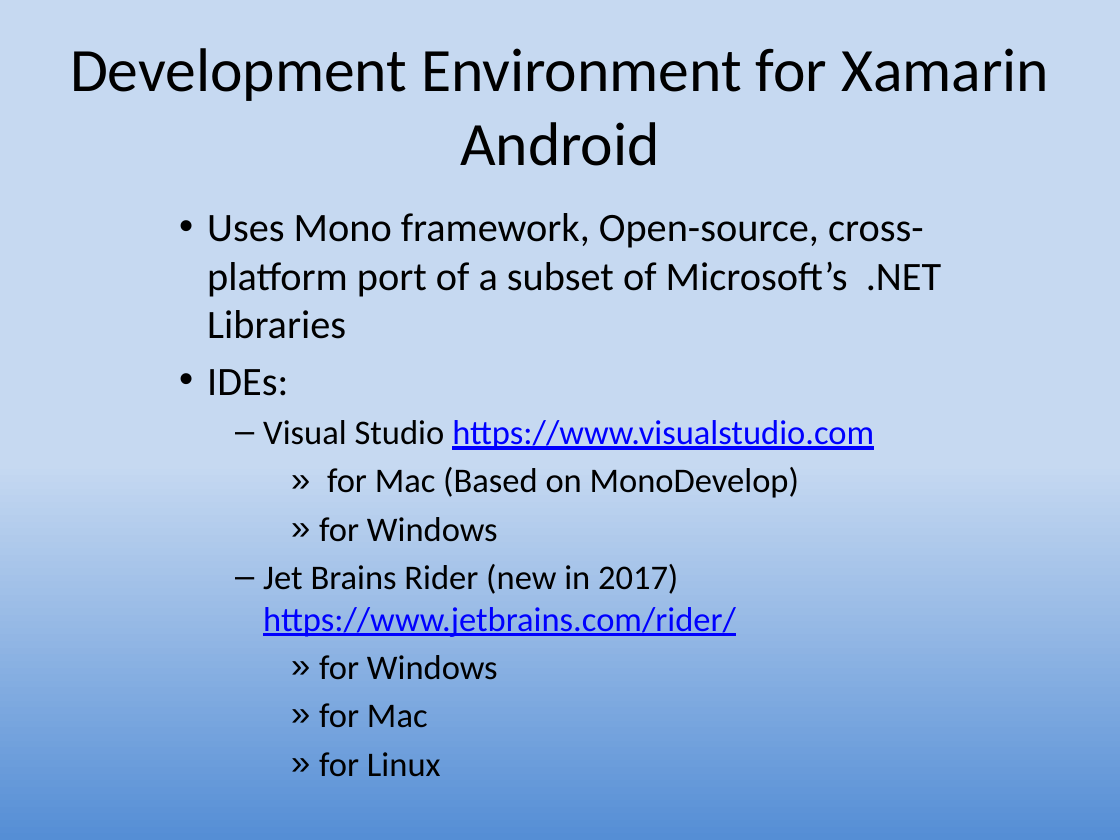
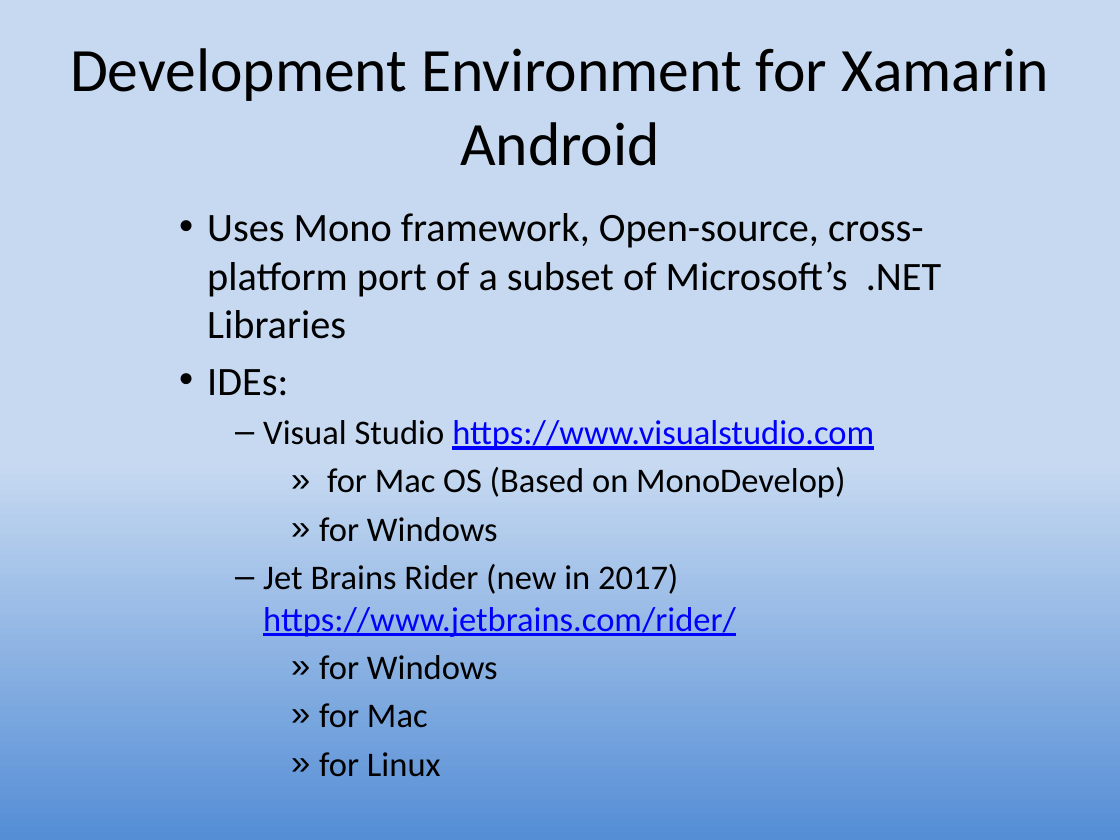
Before and after one commit to LCC-CIT/CS235AM-CourseMaterials, a slide deck: slide 20 of Slides/Wk1Day1-Intro.pptx. Drawn at 1120x840 pixels with LibreOffice and Linux fonts; fonts in the diff are those of the drawing. Boxes give left, top, right and bottom in pixels: in the first picture for what was removed or moved away, otherwise in the second. Text is boxed around its words. In the diff, an @@ line names an element or a change of style, - is before the commit and + after.

```diff
--- a/Slides/Wk1Day1-Intro.pptx
+++ b/Slides/Wk1Day1-Intro.pptx
@@ text at bbox=[327, 467, 845, 498]: text changed @@
-        » for Mac (Based on MonoDevelop)
+        » for Mac OS (Based on MonoDevelop)
```
Also in this commit, not shown: 3 other slides changed, 1 other file.
